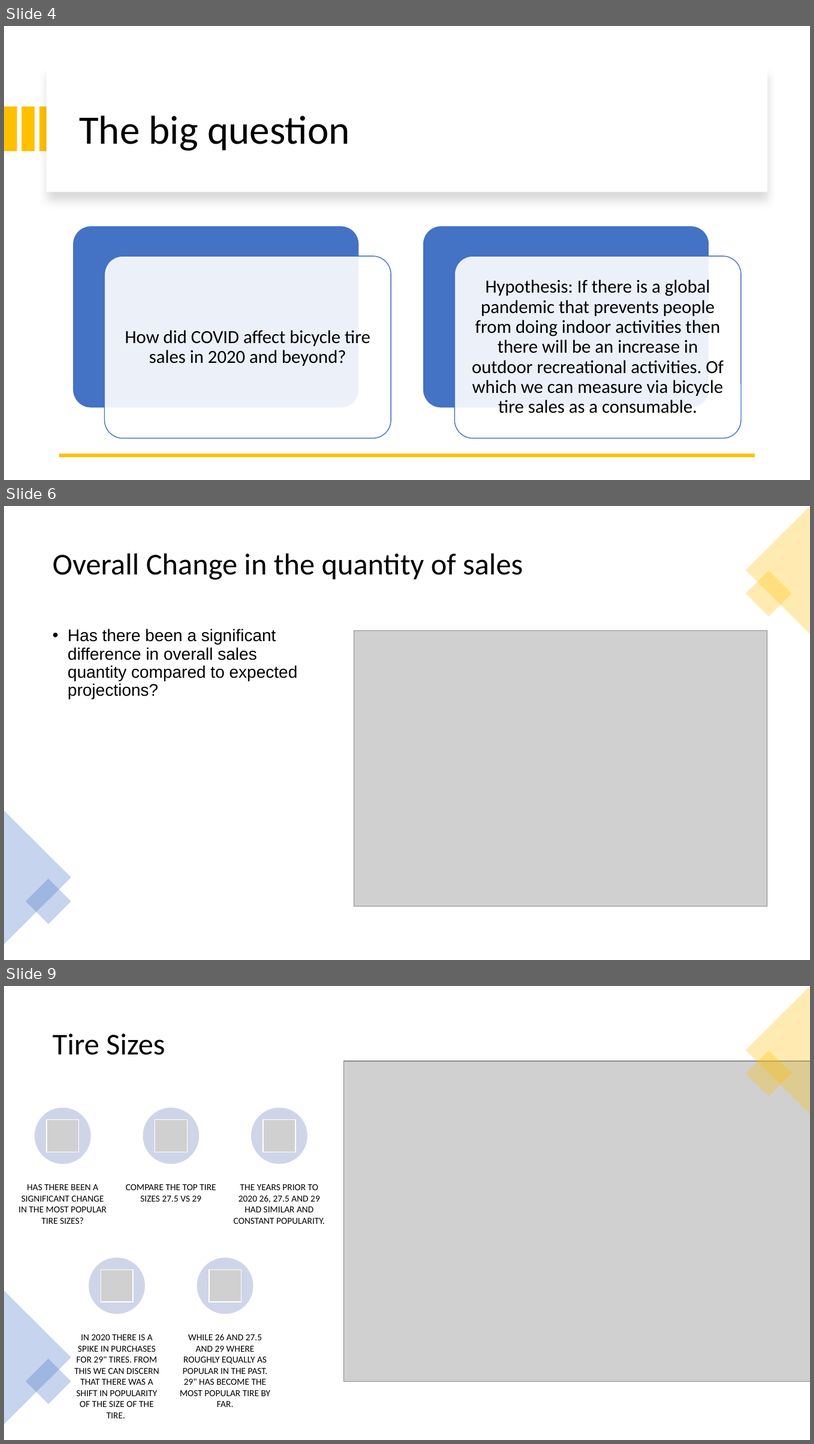
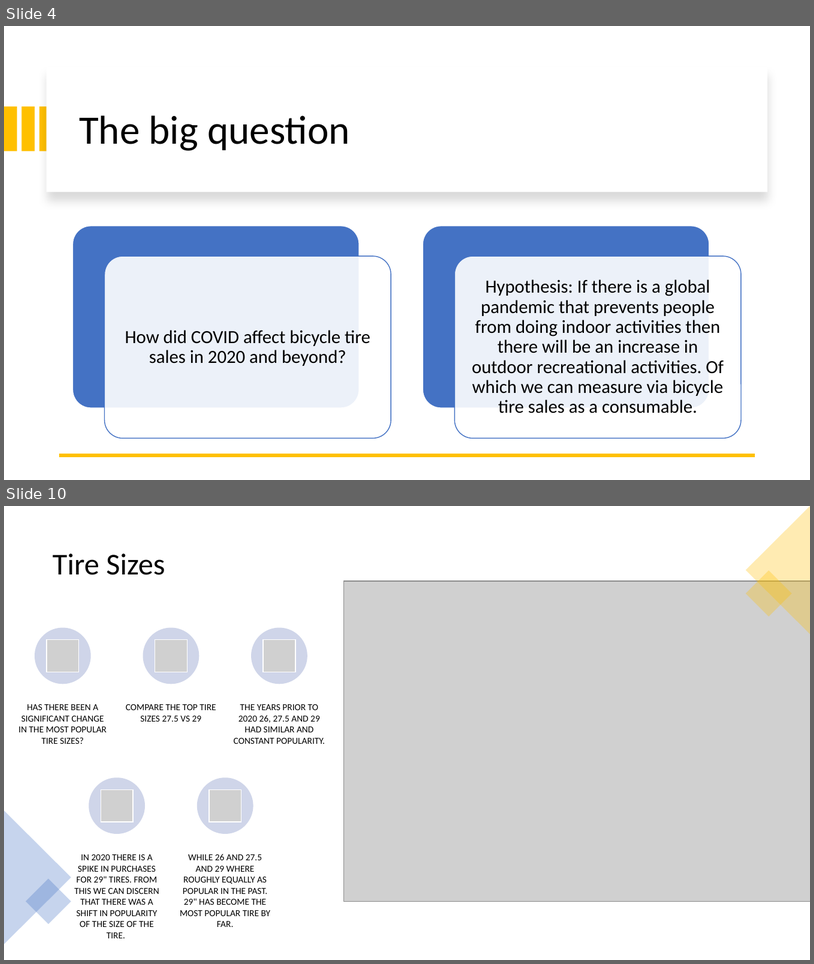
Before and after one commit to 2Delta/GT-Coding-Boot-Camp_Project-1, a slide deck: Project_power_point.pptx. Shown one above the other, each under a label of ours: slides 4, 6 and 9 before the commit, slides 4 and 10 after it; the slides between them are not shown. The pictures are 814x1444 and 814x964 pixels, drawn with LibreOffice and Linux fonts; fonts in the diff are those of the drawing; grey boxes stand for pictures. Boxes give left, top, right and bottom in pixels: in the first picture for what was removed or moved away, otherwise in the second. Text is boxed around its words. In the diff, an @@ line names an element or a change of style, - is before the commit and + after.

```diff
--- a/Project_power_point.pptx
+++ b/Project_power_point.pptx
@@ slide 6 removed at <box>4,506,810,960</box>, background #FFFFFF @@
@@ triangle removed at <box>746,506,810,634</box> @@
@@ title removed at <box>53,553,523,580</box> @@
-Overall Change in the quantity of sales
@@ rectangle removed at <box>746,571,792,617</box> @@
@@ text removed at <box>68,628,298,699</box> @@
-• Has there been a significant difference in overall sales quantity compared to expected projections?
@@ picture removed at <box>354,631,768,906</box> @@
@@ triangle removed at <box>4,810,71,944</box> @@
@@ rectangle removed at <box>26,878,71,924</box> @@
@@ what was slide 9 is now slide 10 @@
```
Also in this commit, not shown: 3 slides changed, 4 slides added, 1 other slide removed.
